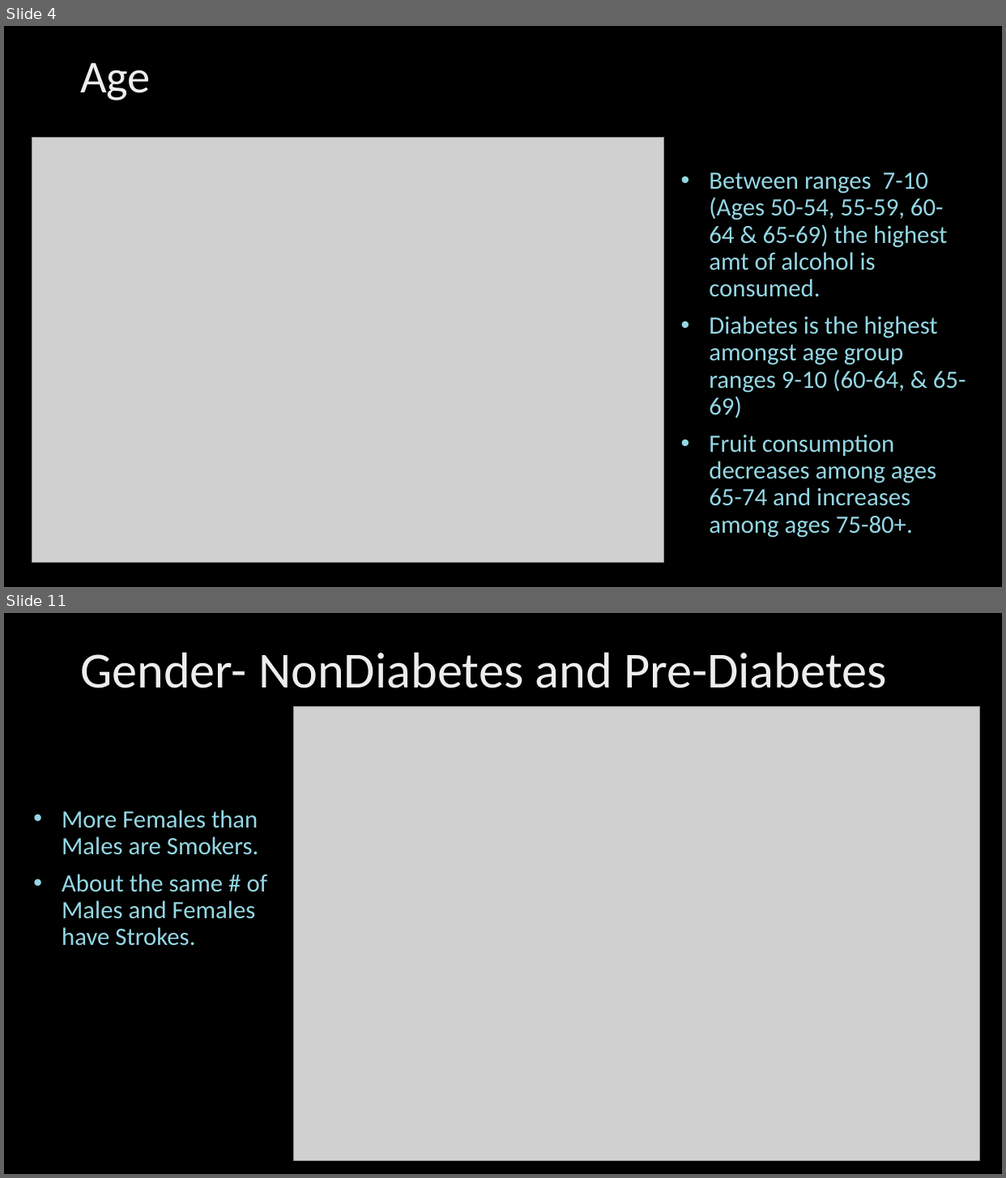
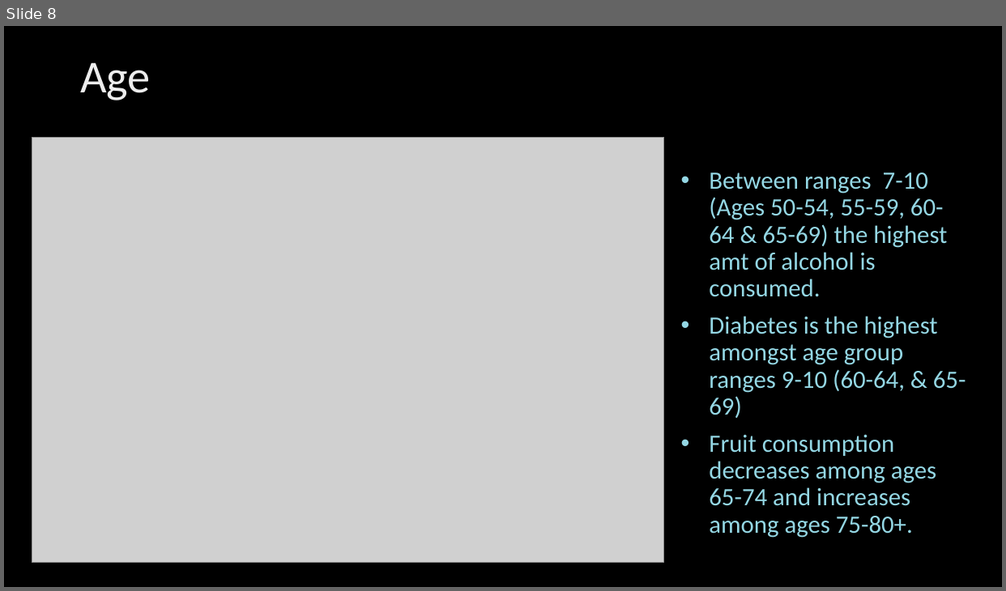
Before and after one commit to Rosedragon87/Capstone_Project_2021, a slide deck: Data_Science_Capstone_2021.pptx. Shown one above the other, each under a label of ours: slides 4 and 11 before the commit, slide 8 after it; the slides between them are not shown. The pictures are 1006x1178 and 1006x591 pixels, drawn with LibreOffice and Linux fonts; fonts in the diff are those of the drawing; grey boxes stand for pictures; background and template pictures are left out. Boxes give left, top, right and bottom in pixels: in the first picture for what was removed or moved away, otherwise in the second. Text is boxed around its words. In the diff, an @@ line names an element or a change of style, - is before the commit and + after.

```diff
--- a/Data_Science_Capstone_2021.pptx
+++ b/Data_Science_Capstone_2021.pptx
@@ slide 11 removed at bbox=[4, 613, 1002, 1174], background picture (left out) @@
@@ title removed at bbox=[80, 652, 887, 688] @@
-Gender- NonDiabetes and Pre-Diabetes
@@ picture removed at bbox=[294, 707, 979, 1161] @@
@@ text removed at bbox=[62, 810, 268, 946] @@
-• More Females than Males are Smokers.
-• About the same # of Males and Females have Strokes.
@@ what was slide 4 is now slide 8 @@
```
Also in this commit, not shown: 5 slides changed, 9 slides added, 11 other slides removed.
